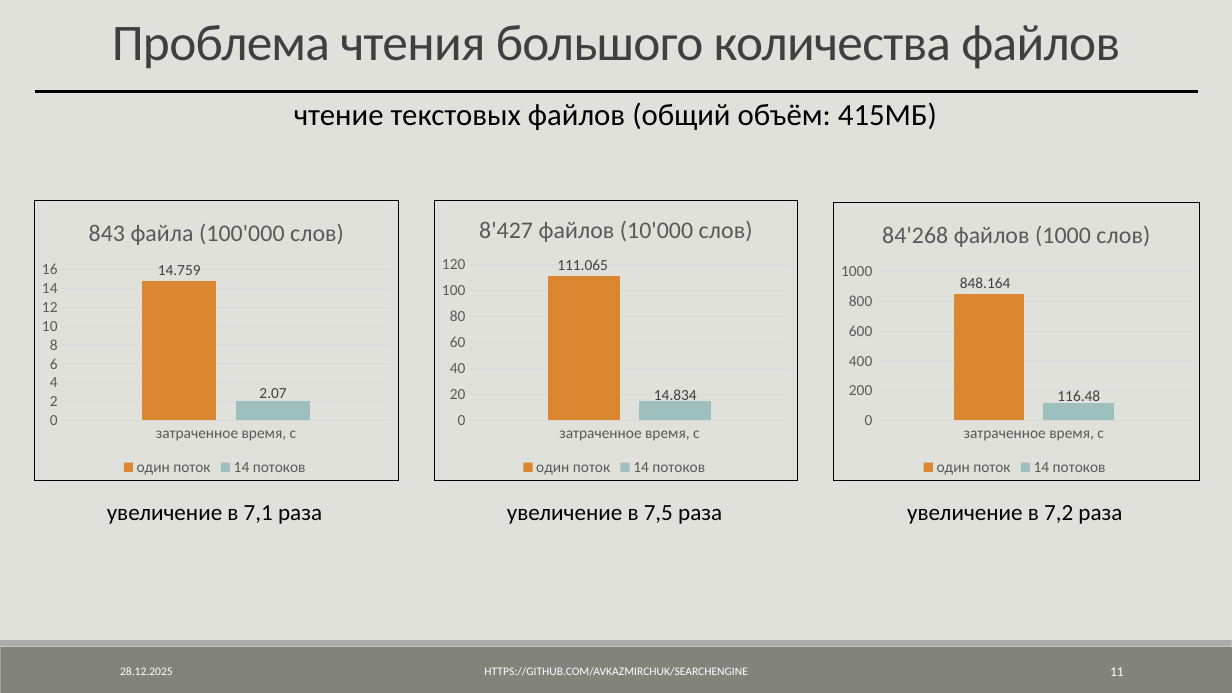
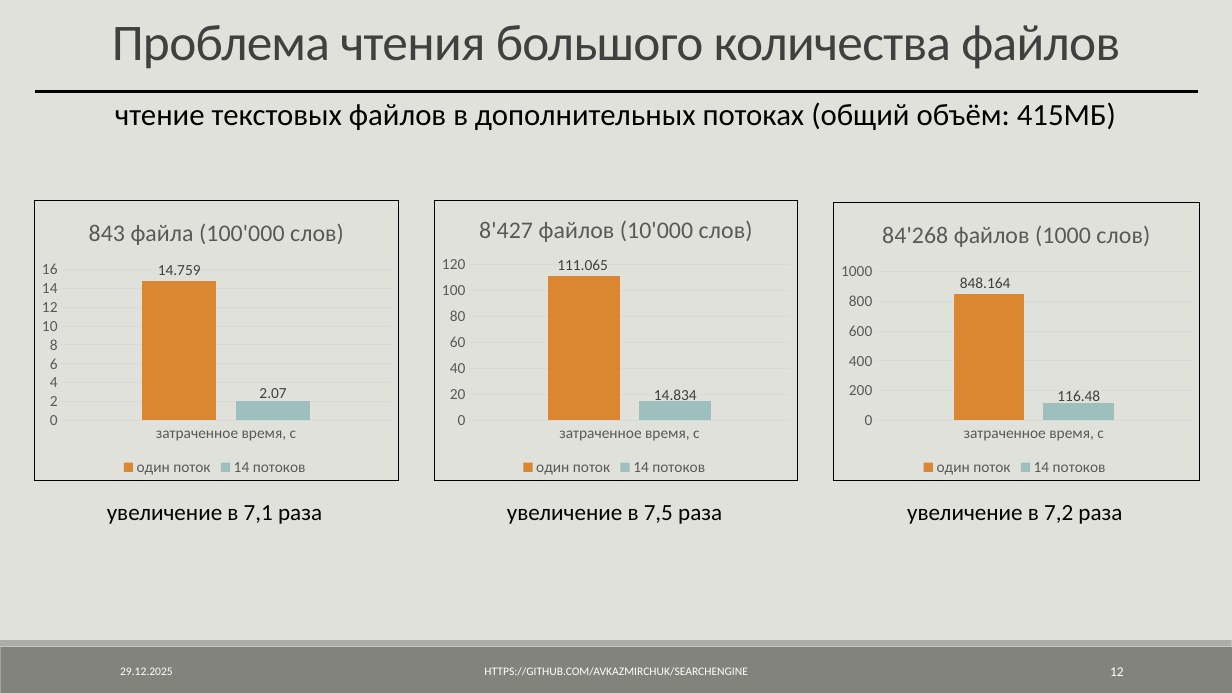
Before and after one commit to AVKazmirchuk/SearchEngine, a slide deck: slide 12 of presentation/защита.pptx (slide 11 before the commit). Drawn at 1232x693 pixels with LibreOffice and Linux fonts; fonts in the diff are those of the drawing. Boxes give left, top, right and bottom in pixels: in the first picture for what was removed or moved away, otherwise in the second. Text is boxed around its words. In the diff, an @@ line names an element or a change of style, - is before the commit and + after.

Commit message:
update presentation

```diff
--- a/presentation/защита.pptx
+++ b/presentation/защита.pptx
@@ text at (115, 102, 1116, 130): text changed @@
-чтение текстовых файлов (общий объём: 415МБ)
+чтение текстовых файлов в дополнительных потоках (общий объём: 415МБ)
@@ page number at (1110, 667, 1124, 676): text changed @@
-11
+12
```
Also in this commit, not shown: 29 other slides changed, 6 slides added, 3 other files.
